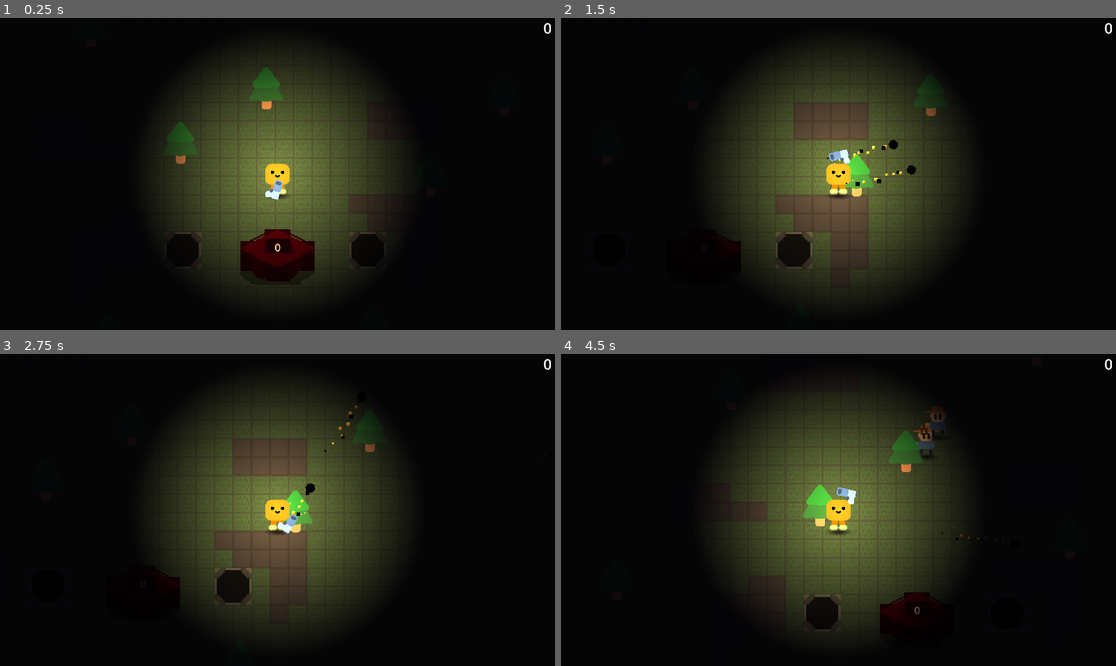
Above: before the commit, frames 1-4 (two rows, left to right).
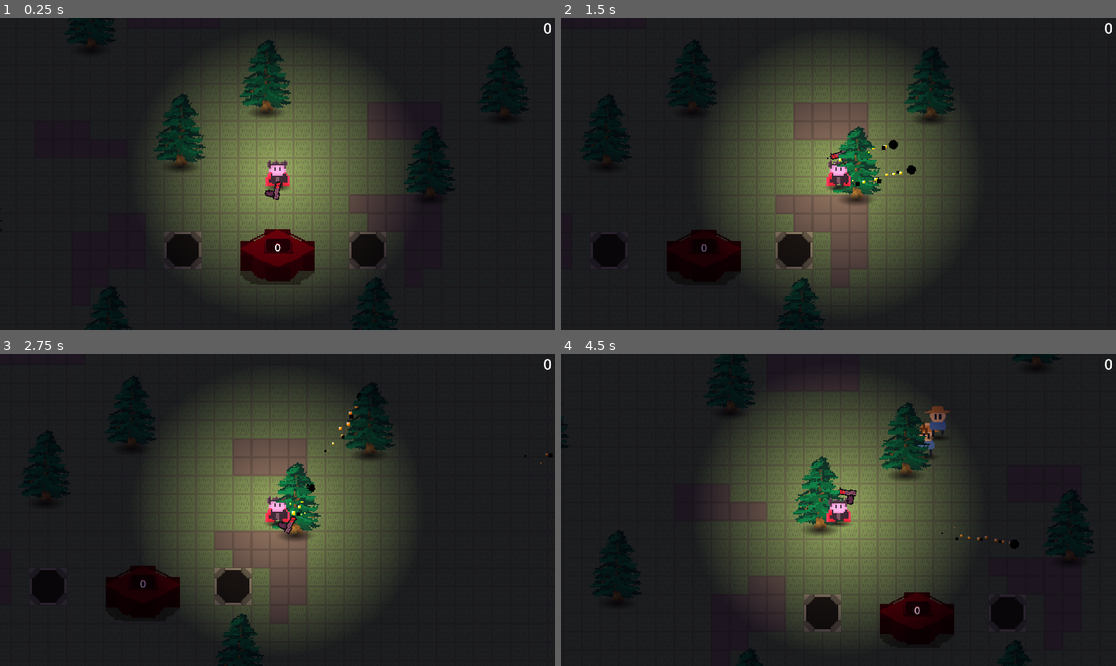
Above: after the commit, the same moments.

Repository: Pear-Juice/ATLS-GD-FarmerSurvivor
Game: Godot game, scene res://Scenes/L1.tscn
Two runs of this game, one before a commit and one after it. Both use one fixed random seed, a clock stepped at 60 frames per second and the inputs below.
Inputs (mouse positions are in pixels of both pictures, inside the frame that each line leads up to):
- Up to frame 1 (0.25 s): no input
- Up to frame 2 (1.5 s): tap Enter at 0.5 s; move the mouse to (960, 158) at 0.52 s; press the mouse at (960, 158) at 0.53 s; hold D (Right) 0.53-1.28 s; move the mouse to (727, 189) at 1.27 s; release the mouse at (727, 189) at 1.28 s; hold S (Down) from 1.28 s (still down); click (727, 189) at 1.35 s
- Up to frame 3 (2.75 s): move the mouse to (333, 441) at 2.02 s; release S (Down) at 2.03 s; press the mouse at (333, 441) at 2.03 s; hold D (Right) from 2.03 s (still down)
- Up to frame 4 (4.5 s): move the mouse to (810, 572) at 2.77 s; release D (Right) at 2.78 s; release the mouse at (810, 572) at 2.78 s; hold W (Up) 2.78-3.53 s; click (810, 572) at 2.85 s; move the mouse to (1005, 556) at 3.52 s; press the mouse at (1005, 556) at 3.53 s; hold A (Left) from 3.53 s (still down); move the mouse to (672, 463) at 4.27 s; release the mouse at (672, 463) at 4.28 s; click (672, 463) at 4.35 s

The runs differ from the first frame. In frame 1, 47% of the frame differs, in the area x 0-100%, y 0-100%; in frame 2, 46%; in frame 3, 46%; in frame 4, 48%.

Commit message:
Polish and animations galore

Diff:
--- a/Objects/Gun/Gun.tscn
+++ b/Objects/Gun/Gun.tscn
@@ -1,12 +1,12 @@
 [gd_scene load_steps=9 format=3 uid="uid://7x5pjeehcag"]
 
-[ext_resource type="Texture2D" uid="uid://cj2magecql3bs" path="res://Objects/Gun/pistol.png" id="1_2elei"]
 [ext_resource type="Script" uid="uid://ctymm32atvm8l" path="res://Objects/Gun/Gun.gd" id="1_7g3aj"]
 [ext_resource type="PackedScene" uid="uid://b6tenxm5vxj3n" path="res://Objects/Bullet/Bullet1.tscn" id="2_wtlxa"]
 [ext_resource type="PackedScene" uid="uid://bpdf3me0y3wqk" path="res://Objects/Bullet/Bullet2.tscn" id="3_ttvpk"]
 [ext_resource type="PackedScene" uid="uid://cqnshosofdij3" path="res://Objects/Bullet/Bullet3.tscn" id="4_vfqg3"]
 [ext_resource type="PackedScene" uid="uid://bcsfwpo0s3y07" path="res://Objects/Bullet/Bullet4.tscn" id="5_6bctb"]
 [ext_resource type="Texture2D" uid="uid://ccisbdw4lm4hl" path="res://Objects/Gun/BlastParticals.png" id="6_wtlxa"]
+[ext_resource type="Texture2D" uid="uid://2lsqhmujhg0r" path="res://Objects/Gun/Gun.png" id="7_wtlxa"]
 
 [sub_resource type="Curve" id="Curve_ttvpk"]
 _data = [Vector2(0, 1), 0.0, -1.0, 0, 1, Vector2(1, 0), -1.0, 0.0, 1, 0]
@@ -37,6 +37,7 @@
 
 [node name="Sprite2D" type="Sprite2D" parent="."]
 z_index = 1
-rotation = -1.5708
-texture = ExtResource("1_2elei")
-flip_v = true
+position = Vector2(5, 0)
+rotation = -4.71064
+scale = Vector2(4, 4)
+texture = ExtResource("7_wtlxa")
--- a/Objects/Player/Player.gd
+++ b/Objects/Player/Player.gd
@@ -53,6 +53,11 @@
 func _process(delta: float) -> void:
 	direction = Vector2(Input.get_axis("Left", "Right"), Input.get_axis("Up", "Down")).normalized()
 
+	if direction != Vector2.ZERO && $Sprites/AnimatedSprite2D.animation != "Walk":
+		$Sprites/AnimatedSprite2D.play("Walk")
+	elif direction == Vector2.ZERO:
+		$Sprites/AnimatedSprite2D.play("Idle")
+
 func _physics_process(delta: float) -> void:
 	if can_hit:
 		velocity = speed * direction
--- a/Objects/Player/Player.tscn
+++ b/Objects/Player/Player.tscn
@@ -1,17 +1,59 @@
-[gd_scene load_steps=15 format=3 uid="uid://ci86es8dmdgkj"]
+[gd_scene load_steps=18 format=3 uid="uid://ci86es8dmdgkj"]
 
 [ext_resource type="Script" uid="uid://ciouki488yiic" path="res://Objects/Player/Player.gd" id="1_we6tp"]
-[ext_resource type="Texture2D" uid="uid://sgpe48feds4e" path="res://Objects/Player/square_body.png" id="2_b872d"]
 [ext_resource type="Script" uid="uid://dn0t4tjstbkob" path="res://Objects/Player/Camera.gd" id="2_y01d7"]
-[ext_resource type="Texture2D" uid="uid://cjeasxerfccn8" path="res://Objects/Player/square_face.png" id="3_1qpp8"]
-[ext_resource type="Texture2D" uid="uid://v46pdv1xqomy" path="res://Objects/Player/square_lower_leg.png" id="4_nd6ml"]
-[ext_resource type="Texture2D" uid="uid://ciw5snfcgmqhn" path="res://Objects/Player/square_foot.png" id="5_y01d7"]
+[ext_resource type="Texture2D" uid="uid://14qtnml6hguv" path="res://Objects/Player/Assets/VampireIdle.png" id="3_1qpp8"]
+[ext_resource type="Texture2D" uid="uid://duh5fweytr15t" path="res://Objects/Player/Assets/VampireWalk.png" id="4_nd6ml"]
 [ext_resource type="PackedScene" uid="uid://7x5pjeehcag" path="res://Objects/Gun/Gun.tscn" id="6_1qpp8"]
 [ext_resource type="Script" uid="uid://cboiw5dexiug4" path="res://Objects/Gun/GunHolder.gd" id="6_nd6ml"]
 
 [sub_resource type="CapsuleShape2D" id="CapsuleShape2D_861e5"]
 radius = 42.0
 height = 100.0
+
+[sub_resource type="AtlasTexture" id="AtlasTexture_y01d7"]
+atlas = ExtResource("4_nd6ml")
+region = Rect2(0, 0, 16, 16)
+
+[sub_resource type="AtlasTexture" id="AtlasTexture_7t0p5"]
+atlas = ExtResource("4_nd6ml")
+region = Rect2(16, 0, 16, 16)
+
+[sub_resource type="AtlasTexture" id="AtlasTexture_ebgc0"]
+atlas = ExtResource("4_nd6ml")
+region = Rect2(32, 0, 16, 16)
+
+[sub_resource type="AtlasTexture" id="AtlasTexture_1ggq4"]
+atlas = ExtResource("4_nd6ml")
+region = Rect2(48, 0, 16, 16)
+
+[sub_resource type="SpriteFrames" id="SpriteFrames_q10m3"]
+animations = [{
+"frames": [{
+"duration": 1.0,
+"texture": ExtResource("3_1qpp8")
+}],
+"loop": true,
+"name": &"Idle",
+"speed": 5.0
+}, {
+"frames": [{
+"duration": 1.0,
+"texture": SubResource("AtlasTexture_y01d7")
+}, {
+"duration": 1.0,
+"texture": SubResource("AtlasTexture_7t0p5")
+}, {
+"duration": 1.0,
+"texture": SubResource("AtlasTexture_ebgc0")
+}, {
+"duration": 1.0,
+"texture": SubResource("AtlasTexture_1ggq4")
+}],
+"loop": true,
+"name": &"Walk",
+"speed": 5.0
+}]
 
 [sub_resource type="LabelSettings" id="LabelSettings_y01d7"]
 font_size = 50
@@ -55,34 +97,11 @@
 
 [node name="Sprites" type="Node2D" parent="."]
 
-[node name="SpriteLeg-L" type="Sprite2D" parent="Sprites"]
-modulate = Color(0.853322, 0.390882, 1.92523e-07, 1)
-position = Vector2(-13, 44)
-rotation = 0.244346
-texture = ExtResource("4_nd6ml")
-
-[node name="SpriteLeg-R" type="Sprite2D" parent="Sprites"]
-modulate = Color(0.853322, 0.390882, 1.92523e-07, 1)
-position = Vector2(13, 44)
-rotation = -0.256996
-texture = ExtResource("4_nd6ml")
-
-[node name="SpriteBody" type="Sprite2D" parent="Sprites"]
-modulate = Color(0.894962, 0.502128, 0.126593, 1)
-texture = ExtResource("2_b872d")
-
-[node name="SpriteEyes" type="Sprite2D" parent="Sprites"]
-texture = ExtResource("3_1qpp8")
-
-[node name="SpriteFoot-L" type="Sprite2D" parent="Sprites"]
-modulate = Color(0.993565, 0.732883, 0.539184, 1)
-position = Vector2(16, 61)
-texture = ExtResource("5_y01d7")
-
-[node name="SpriteFoot-R" type="Sprite2D" parent="Sprites"]
-modulate = Color(0.993565, 0.732883, 0.539184, 1)
-position = Vector2(-16, 61)
-texture = ExtResource("5_y01d7")
+[node name="AnimatedSprite2D" type="AnimatedSprite2D" parent="Sprites"]
+scale = Vector2(6, 6)
+sprite_frames = SubResource("SpriteFrames_q10m3")
+animation = &"Walk"
+frame_progress = 0.142492
 
 [node name="GunHolder" type="Node2D" parent="."]
 script = ExtResource("6_nd6ml")
@@ -109,6 +128,6 @@
 texture = SubResource("GradientTexture2D_7t0p5")
 
 [node name="Shadow2" type="Sprite2D" parent="."]
-position = Vector2(1, 77)
+position = Vector2(0, 48)
 scale = Vector2(1.1171, 0.288388)
 texture = SubResource("GradientTexture2D_y01d7")
--- a/Objects/Trees/Tree.tscn
+++ b/Objects/Trees/Tree.tscn
@@ -1,17 +1,43 @@
-[gd_scene load_steps=3 format=3 uid="uid://c0pdf4mybn54q"]
+[gd_scene load_steps=6 format=3 uid="uid://c0pdf4mybn54q"]
 
 [ext_resource type="Texture2D" uid="uid://do6ivrfic4vxf" path="res://Objects/Trees/pine_tree.png" id="1_oisll"]
+[ext_resource type="Texture2D" uid="uid://dtyc4xbx24e1k" path="res://Objects/Trees/TreeTop.png" id="2_o3qbb"]
 
 [sub_resource type="CapsuleShape2D" id="CapsuleShape2D_oisll"]
 radius = 21.0
 height = 84.0
 
+[sub_resource type="Gradient" id="Gradient_cukk8"]
+colors = PackedColorArray(0.0730748, 0.0730748, 0.0730748, 1, 0.0745098, 0.0745098, 0.0745098, 0)
+
+[sub_resource type="GradientTexture2D" id="GradientTexture2D_o3qbb"]
+gradient = SubResource("Gradient_cukk8")
+width = 128
+height = 129
+fill = 1
+fill_from = Vector2(0.5, 0.5)
+fill_to = Vector2(0.523414, 0.149099)
+
 [node name="Tree" type="StaticBody2D"]
 
-[node name="Sprite2D" type="Sprite2D" parent="."]
+[node name="Base" type="Sprite2D" parent="."]
 y_sort_enabled = true
+position = Vector2(-1, -46)
+scale = Vector2(4, 4)
 texture = ExtResource("1_oisll")
+
+[node name="Top" type="Sprite2D" parent="."]
+z_index = 3
+y_sort_enabled = true
+position = Vector2(-1, -46)
+scale = Vector2(4, 4)
+texture = ExtResource("2_o3qbb")
 
 [node name="CollisionShape2D" type="CollisionShape2D" parent="."]
 position = Vector2(1, 40)
 shape = SubResource("CapsuleShape2D_oisll")
+
+[node name="Shadow" type="Sprite2D" parent="."]
+position = Vector2(1.90735e-06, 88)
+scale = Vector2(1.58199, 0.531791)
+texture = SubResource("GradientTexture2D_o3qbb")
--- a/Scenes/L1.tscn
+++ b/Scenes/L1.tscn
@@ -39,7 +39,7 @@
 tile_set = SubResource("TileSet_pgyfu")
 
 [node name="CanvasModulate" type="CanvasModulate" parent="."]
-color = Color(0.0846224, 0.0609108, 0.107121, 1)
+color = Color(0.435509, 0.331082, 0.489065, 1)
 
 [node name="Altar" parent="." instance=ExtResource("7_2osvy")]
 position = Vector2(648, 312)
Binary file added: Objects/Gun/Gun.png
Not shown, added: Objects/Gun/Gun.png.import
Binary file added: Objects/Player/Assets/VampireIdle.png
Not shown, added: Objects/Player/Assets/VampireIdle.png.import
Binary file added: Objects/Player/Assets/VampireWalk.png
Not shown, added: Objects/Player/Assets/VampireWalk.png.import
Binary file added: Objects/Trees/TreeTop.png
Not shown, added: Objects/Trees/TreeTop.png.import
Binary file changed: Objects/Trees/pine_tree.png
Not shown, changed: Objects/Slime/Assets/Altar.pxo
